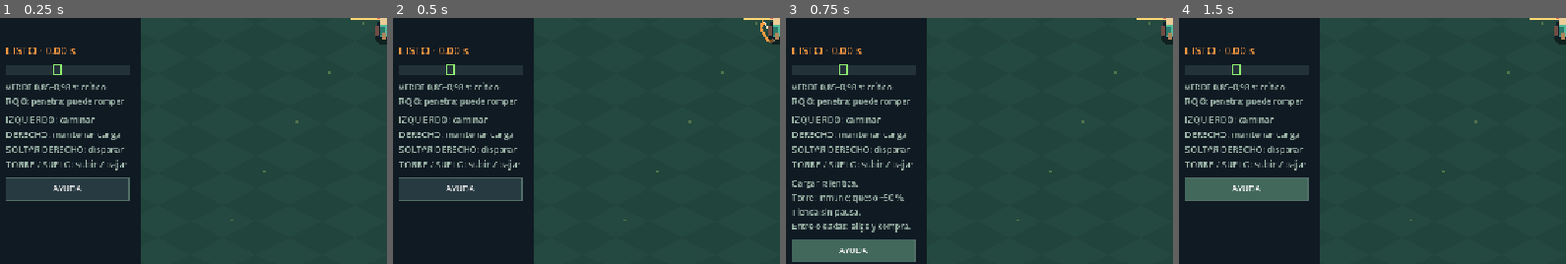
Above: before the commit, frames 1-4 (left to right).
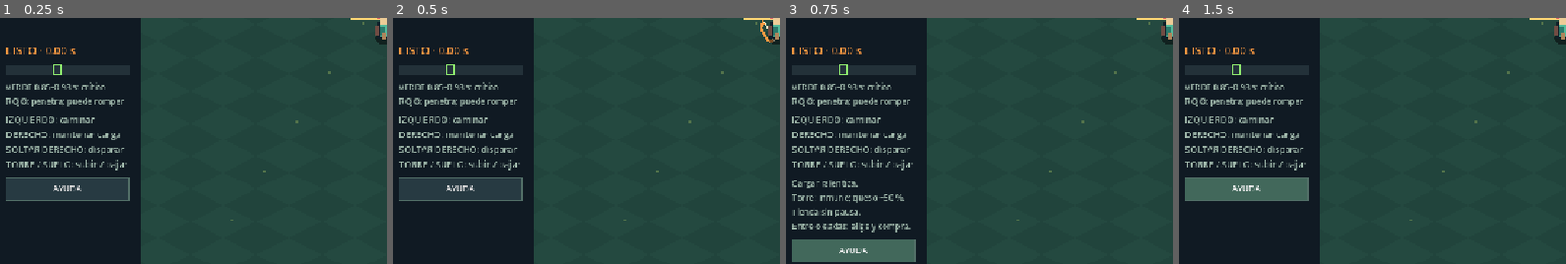
Above: after the commit, the same moments.

Repository: ReXray05/cheesekeep
Game: Godot game, scene res://scenes/game/game.tscn
The game is run twice, just before and just after one commit, with the same random seed, the same clock (stepped at 60 frames per second) and the same inputs.
Inputs:
- Up to frame 1 (0.25 s): no input
- Up to frame 2 (0.5 s): no input
- Up to frame 3 (0.75 s): click "AYUDA" at 0.5 s
- Up to frame 4 (1.5 s): click "AYUDA" at 1.25 s
The pictures show only the part of the screen within x 0-50%, y 46-96%; the shares and areas given below are measured in that part.

The runs differ from the first frame. In frame 1, 0.1% of the frame differs, in the area x 10-28%, y 26-30%; in frame 2, 0.1%; in frame 3, 0.1%; in frame 4, 0.1%.

Commit message:
Reflect active bow shop and refuge settings in HUD

Diff:
--- a/scripts/ui/hud.gd
+++ b/scripts/ui/hud.gd
@@ -18,6 +18,8 @@
 var _cheese_label: Label
 var _status: Label
 var _charge_label: Label
+var _charge_hint: Label
+var _help: Label
 var _charge: ChargeGauge
 var _mount_label: Label
 var _ammo_buy: Button
@@ -31,10 +33,13 @@
 class ChargeGauge extends Control:
 	var time: float = 0.0
 	var tint: Color = Color("ff9b42")
+	var sweet_start: float = 0.85
+	var sweet_end: float = 0.98
+	var max_time: float = 2.2
 	func _draw() -> void:
 		draw_rect(Rect2(Vector2.ZERO, size), Color("233139"))
-		draw_rect(Rect2(0, 0, size.x * clampf(time / 2.2, 0, 1), size.y), tint)
-		var green: Rect2 = Rect2(size.x * 0.85 / 2.2, 0, size.x * 0.13 / 2.2, size.y)
+		draw_rect(Rect2(0, 0, size.x * clampf(time / max_time, 0, 1), size.y), tint)
+		var green: Rect2 = Rect2(size.x * sweet_start / max_time, 0, size.x * (sweet_end - sweet_start) / max_time, size.y)
 		draw_rect(green, Color("91ed70"), false, 2.0)
 
 func setup(is_prototype: bool) -> void:
@@ -72,11 +77,11 @@
 	_charge.custom_minimum_size = Vector2(0, 14)
 	_charge.mouse_filter = Control.MOUSE_FILTER_IGNORE
 	left.add_child(_charge)
-	_title(left, "VERDE 0,85–0,98 s: crítico\nROJO: penetra; puede romper", 12, MUTED)
+	_charge_hint = _title(left, "VERDE 0,85–0,98 s: crítico\nROJO: penetra; puede romper", 12, MUTED)
 	_title(left, "IZQUIERDO: caminar\nDERECHO: mantener carga\nSOLTAR DERECHO: disparar\nTORRE / SUELO: subir / bajar", 13, MUTED)
-	var help: Label = _title(left, "Cargar ralentiza.\nTorre: inmune; queso +50 %.\nTienda sin pausa.\nEntre oleadas: elige y compra.", 12, MUTED)
-	help.visible = false
-	var tutorial: Button = _button(left, "AYUDA", func(): help.visible = not help.visible)
+	_help = _title(left, "Cargar ralentiza.\nTorre: inmune; queso +50 %.\nTienda sin pausa.\nEntre oleadas: elige y compra.", 12, MUTED)
+	_help.visible = false
+	var tutorial: Button = _button(left, "AYUDA", func(): _help.visible = not _help.visible)
 	tutorial.tooltip_text = "Mostrar u ocultar consejos"
 	var right: VBoxContainer = _panel(936)
 	_title(right, "EL ARCO" if _prototype else "PROVISIONES", 21, CHEESE)
@@ -118,20 +123,30 @@
 		_status.text = "CAMPO DE PRUEBAS\nRatas: %d" % int(data.get("kills", 0))
 	else:
 		_status.text = "OLEADA %d\nFlechas: %d\nMonedas: %d\nBajas: %d · %s" % [int(data.get("wave", 1)), int(data.get("ammo", 0)), int(data.get("coins", 0)), int(data.get("kills", 0)), _time_text(float(data.get("elapsed", 0)))]
-	_mount_label.text = "REFUGIO: QUESO +50 % DAÑO" if mounted else ""
+	var mounted_extra: int = roundi((float(data.get("mounted_damage", 1.5)) - 1.0) * 100.0)
+	_mount_label.text = "REFUGIO: QUESO %+d %% DAÑO" % mounted_extra if mounted else ""
+	_help.text = "Cargar ralentiza.\nTorre: inmune; queso %+d %%.\nTienda sin pausa.\nEntre oleadas: elige y compra." % mounted_extra
 	if not alive: _mount_label.text = "REVIVES EN %.1f s" % float(data.get("respawn_left", 0))
 	var bow: Dictionary = data.get("bow", {})
 	_charge_label.text = "%s · %.2f s" % [str(bow.get("state_label", "LISTO")), float(bow.get("charge", 0))]
 	var color: Color = bow.get("color", CHEESE)
 	_charge_label.add_theme_color_override("font_color", color)
 	_charge.time = float(bow.get("charge", 0))
+	_charge.sweet_start = maxf(0.0, float(data.get("sweet_start", 0.85)))
+	_charge.sweet_end = maxf(_charge.sweet_start, float(data.get("sweet_end", 0.98)))
+	_charge.max_time = maxf(_charge.sweet_end + 0.01, float(data.get("overcharge_peak", 2.2)))
+	_charge_hint.text = "VERDE %.2f–%.2f s: crítico\nROJO: penetra; puede romper" % [_charge.sweet_start, _charge.sweet_end]
 	_charge.tint = color
 	_charge.queue_redraw()
 	if str(bow.get("state_label", "")) == "REPARANDO":
 		_charge_label.text = "REPARANDO · %.1f s" % float(bow.get("cooldown", 0))
 	if not _prototype:
-		_ammo_buy.disabled = int(data.get("coins", 0)) < 6 or phase == "OVER"
-		_repair.disabled = int(data.get("coins", 0)) < 12 or _cheese.value >= _cheese.max_value or phase == "OVER"
+		var ammo_price: int = int(data.get("ammo_price", 6))
+		var repair_price: int = int(data.get("repair_price", 12))
+		_ammo_buy.text = "%d FLECHAS · %d MONEDAS" % [int(data.get("ammo_pack", 10)), ammo_price]
+		_repair.text = "+%d QUESO · %d MONEDAS" % [int(data.get("repair_hp", 30)), repair_price]
+		_ammo_buy.disabled = int(data.get("coins", 0)) < ammo_price or phase == "OVER"
+		_repair.disabled = int(data.get("coins", 0)) < repair_price or _cheese.value >= _cheese.max_value or phase == "OVER"
 		_next.visible = phase == "PREP" or phase == "CHOICE"
 		_next.disabled = phase != "PREP"
 		_next.text = "ELIGE UNA MEJORA" if phase == "CHOICE" else "EMPEZAR OLEADA"
